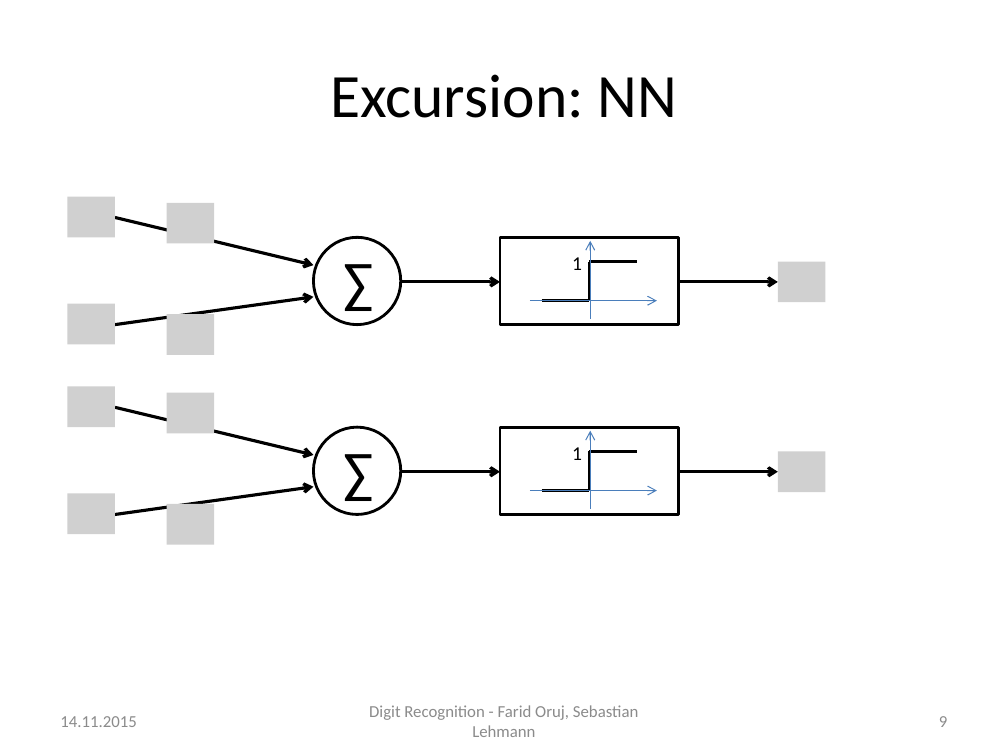
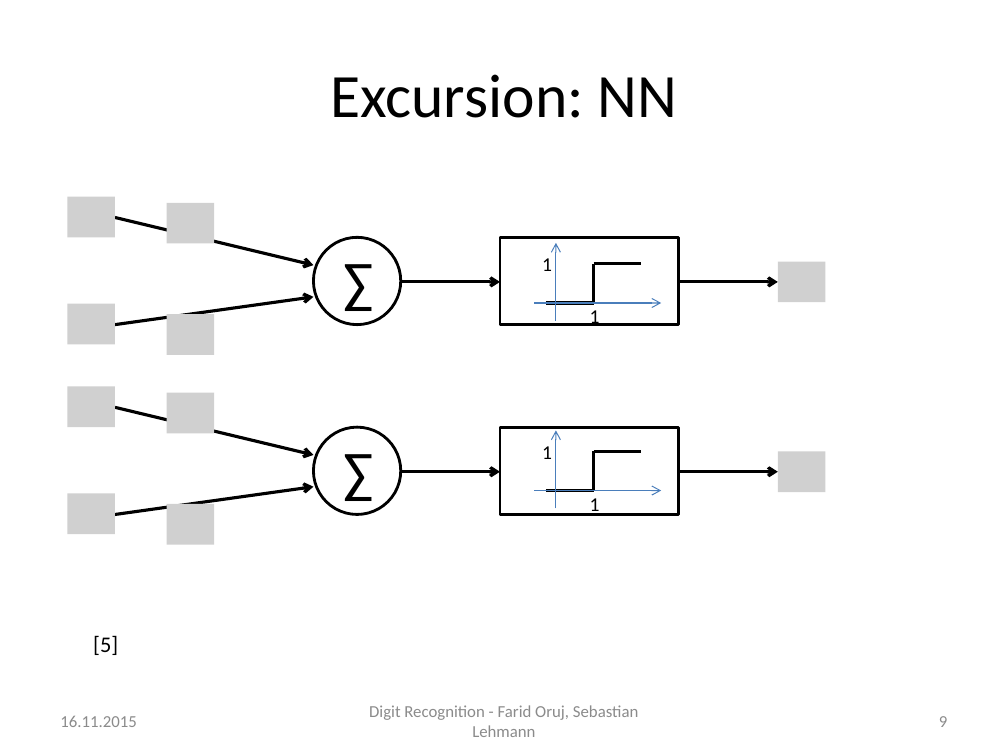
Before and after one commit to SebLeh/digit_recognition, a slide deck: slide 9 of presentation/code-presentation.pptx. Drawn at 1008x756 pixels with LibreOffice and Linux fonts; fonts in the diff are those of the drawing; grey boxes stand for pictures. Boxes give left, top, right and bottom in pixels: in the first picture for what was removed or moved away, otherwise in the second. Text is boxed around its words. In the diff, an @@ line names an element or a change of style, - is before the commit and + after.

```diff
--- a/presentation/code-presentation.pptx
+++ b/presentation/code-presentation.pptx
@@ text "1": place and size @@
-text "1" at [572, 257, 582, 270]
+text "1" at [542, 258, 552, 271]
@@ arrow moved from (591, 319) - (591, 241) to (556, 321) - (556, 243) @@
@@ 3 lines, 1 arrow: place and size @@
-3 lines, 1 arrow at [530, 261, 657, 300]
+3 lines, 1 arrow at [534, 264, 661, 303]
@@ text added at [590, 310, 600, 326], 14 pt, text #000000 @@
+1
@@ text "1": place and size @@
-text "1" at [572, 447, 582, 460]
+text "1" at [542, 446, 552, 459]
@@ arrow moved from (591, 509) - (591, 430) to (556, 508) - (556, 430) @@
@@ 3 lines, 1 arrow: place and size @@
-3 lines, 1 arrow at [530, 452, 657, 491]
+3 lines, 1 arrow at [534, 452, 661, 491]
@@ text added at [590, 498, 600, 516], 14 pt, text #000000 @@
+1
@@ text added at [93, 635, 118, 655], 16 pt, text #000000 @@
+[5]
@@ text at [60, 716, 136, 727]: text changed @@
-14.11.2015
+16.11.2015
```
Also in this commit, not shown: 20 other slides changed, 4 slides added, 1 slide removed, 4 other files.
